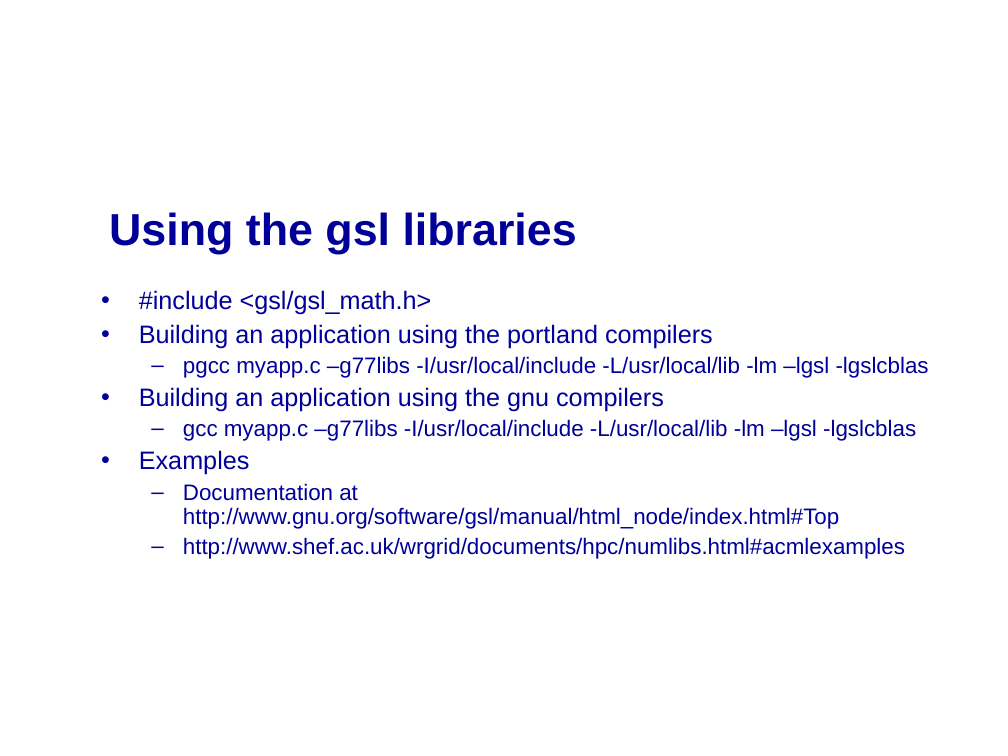
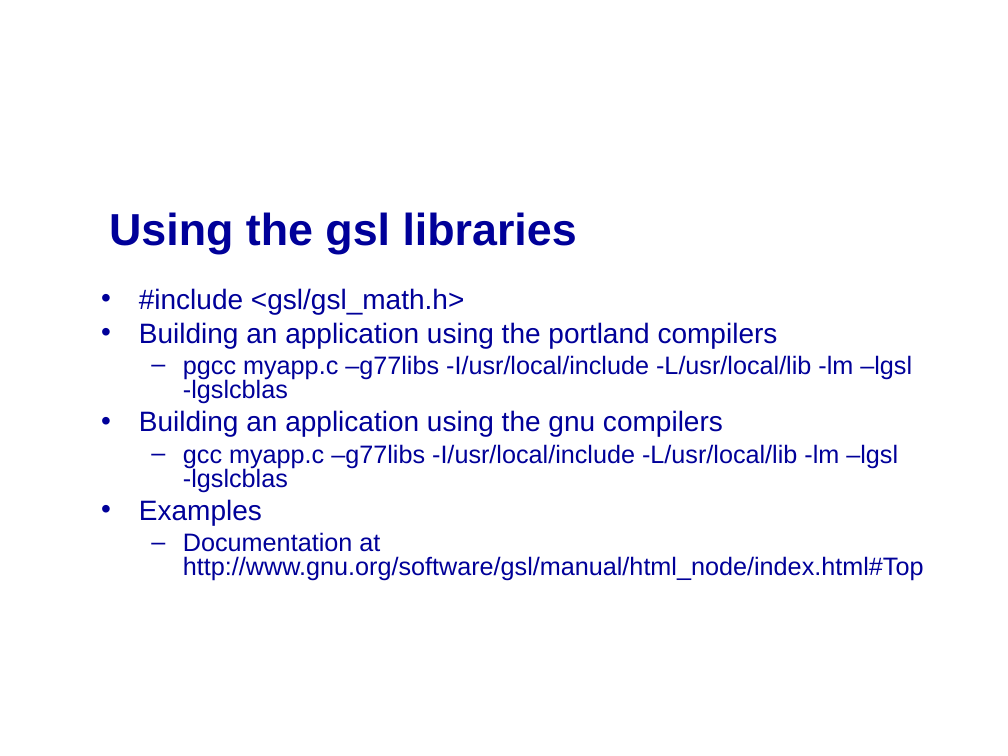
Before and after one commit to mikeg64/iome, a slide deck: slide 5 of src/examples/course/c/presentation/IntrotoC4.ppt (slide 7 before the commit). Drawn at 1008x756 pixels with LibreOffice and Linux fonts; fonts in the diff are those of the drawing; background and template pictures are left out. Boxes give left, top, right and bottom in pixels: in the first picture for what was removed or moved away, otherwise in the second. Text is boxed around its words. In the diff, an @@ line names an element or a change of style, - is before the commit and + after.

```diff
--- a/src/examples/course/c/presentation/IntrotoC4.ppt
+++ b/src/examples/course/c/presentation/IntrotoC4.ppt
@@ text "#include <gsl/gsl_math.h>" at box(139, 288, 924, 581): size 18 to 20 pt in "#include <gsl/gsl_math.h>", "Building an application using the portland compilers", "Building an application using the gnu compilers", "Examples"; size 16 to 18 pt in "pgcc myapp.c –g77libs -I/usr/local/include -L/usr/local/lib  ...", "gcc myapp.c –g77libs -I/usr/local/include -L/usr/local/lib - ...", "Documentation at http://www.gnu.org/software/gsl/manual/html ..."; line spacing 0.9 to 0.8 @@
@@ text at box(183, 537, 905, 559): paragraph removed @@
-  – http://www.shef.ac.uk/wrgrid/documents/hpc/numlibs.html#acmlexamples
```
Also in this commit, not shown: 3 other slides changed, 1 slide added, 2 slides removed, 3 other files.
